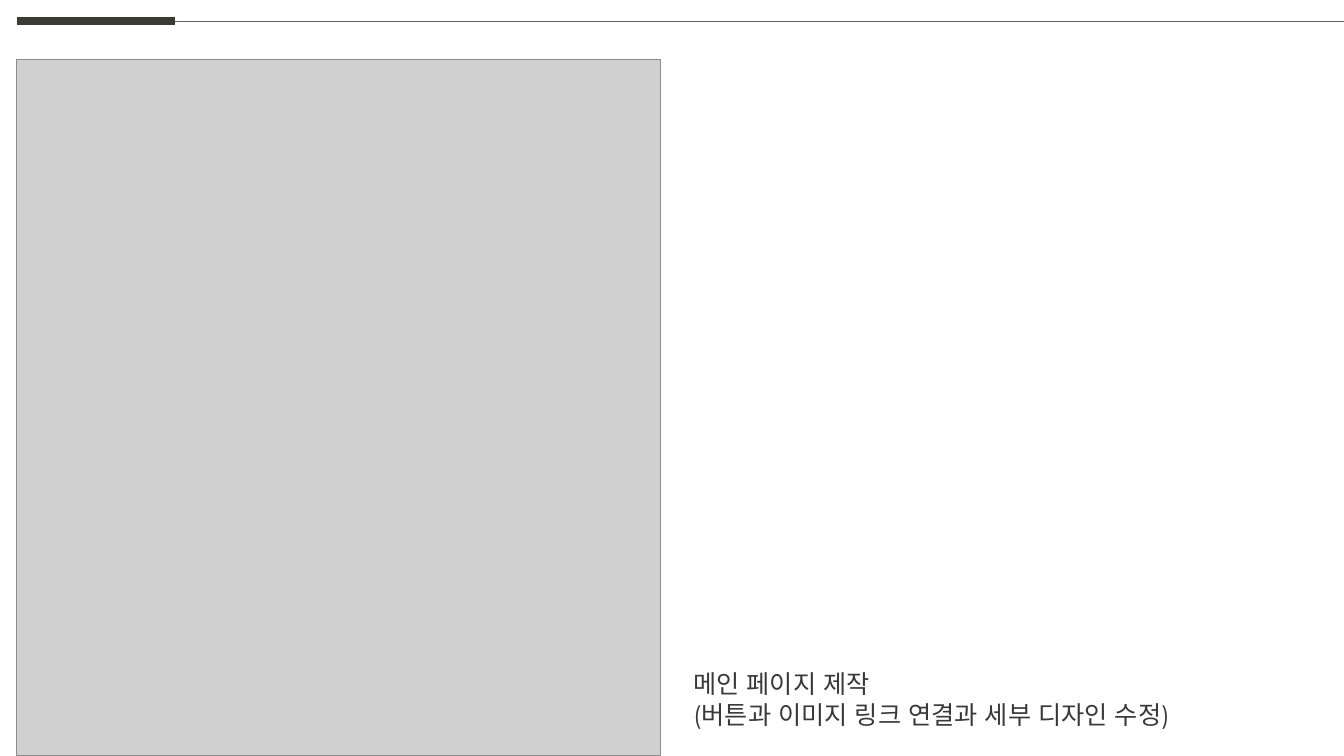
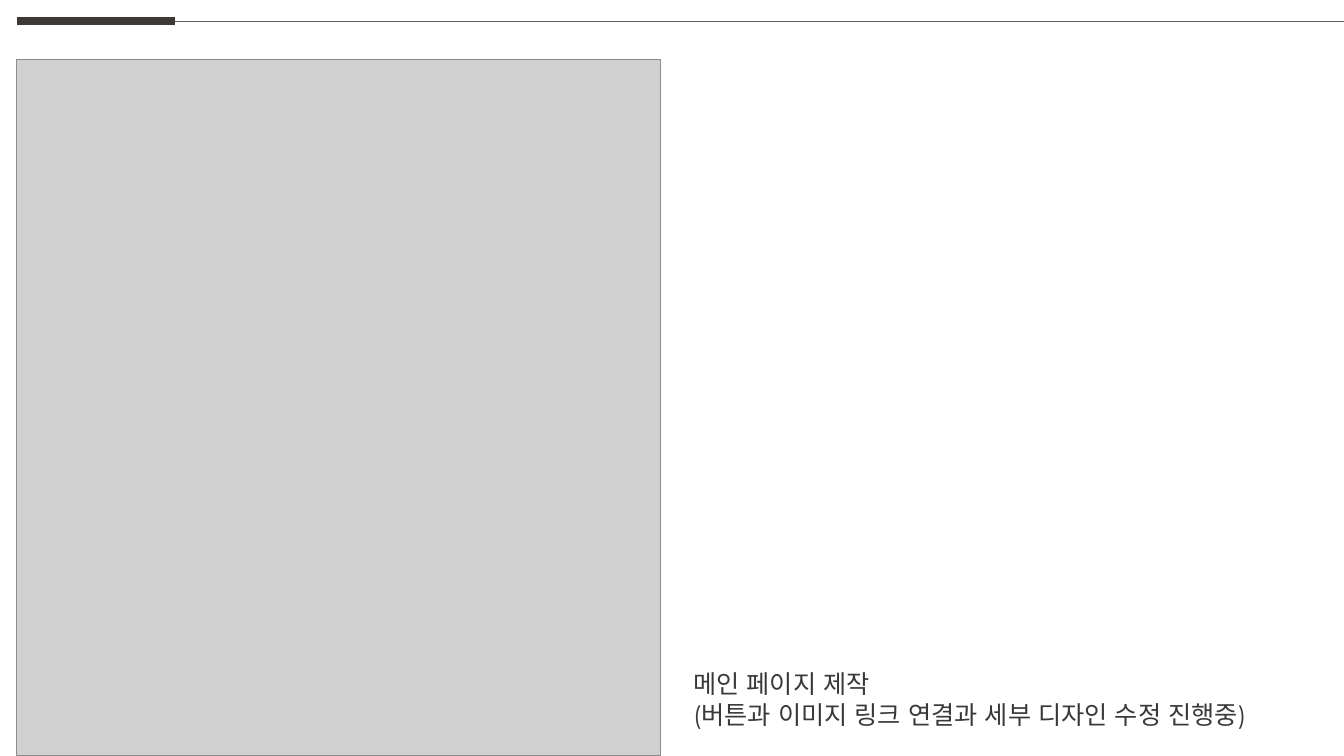
Before and after one commit to AvatarStyle/TryOn, a slide deck: slide 3 of 발표자료/업데이트/LJJppt.pptx. Drawn at 1344x756 pixels with LibreOffice and Linux fonts; fonts in the diff are those of the drawing; grey boxes stand for pictures. Boxes give left, top, right and bottom in pixels: in the first picture for what was removed or moved away, otherwise in the second. Text is boxed around its words. In the diff, an @@ line names an element or a change of style, - is before the commit and + after.

```diff
--- a/발표자료/업데이트/LJJppt.pptx
+++ b/발표자료/업데이트/LJJppt.pptx
@@ text at (x1=693, y1=703, x2=1246, y2=729): text changed @@
-(버튼과 이미지 링크 연결과 세부 디자인 수정)
+(버튼과 이미지 링크 연결과 세부 디자인 수정 진행중)
```
